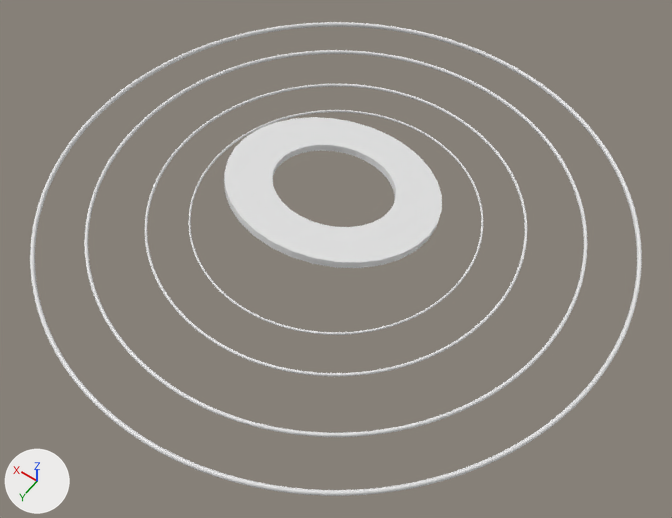
An edit to the glTF model gltfs/orbi2.gltf, drawn before and after from the same camera.
Both versions are drawn from a camera (50 mm lens) standing at (-11.6, 16.24, 22.97) and looking at (-0.96, 1.35, -0.44). The axes (+X, +Y, +Z) are drawn at lower left. The lights are the same throughout. Where no turn or scale is listed for an object, it has been applied to the vertices.

The first picture shows 'Circle', 'orbit1', 'orbit2', 'orbit3', 'orbit4'.
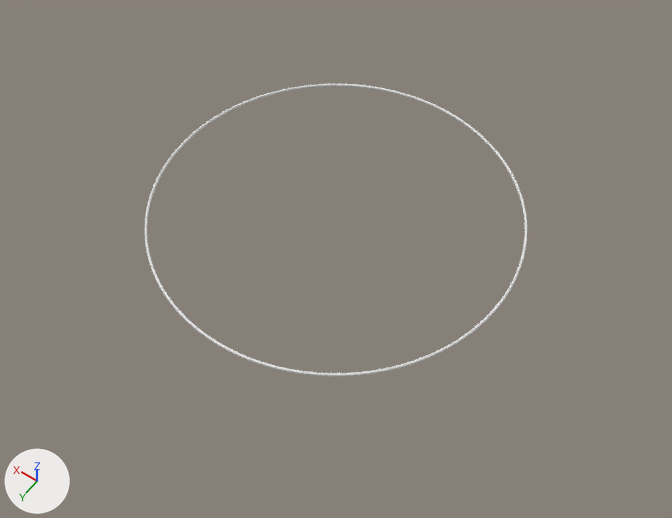
Where the newer file only moved an object's origin or applied its transform, the numbers keep the older frame.

Where the change shows, as pixel boxes [x1, y1, x2, y2] in the pictures (672 x 518 px):
'Circle', deleted
    before: [224, 117, 442, 268]
'orbit4', deleted
    before: [30, 22, 642, 496]
'orbit3', deleted
    before: [84, 50, 587, 437]
'orbit1', deleted
    before: [188, 110, 483, 335]

What the commit changed:
Object 'Circle' (ob_circle) is deleted.
Object 'orbit1' (ob_orbit1) is deleted.
Object 'orbit3' (ob_orbit3) is deleted.
Object 'orbit4' (ob_orbit4) is deleted.
